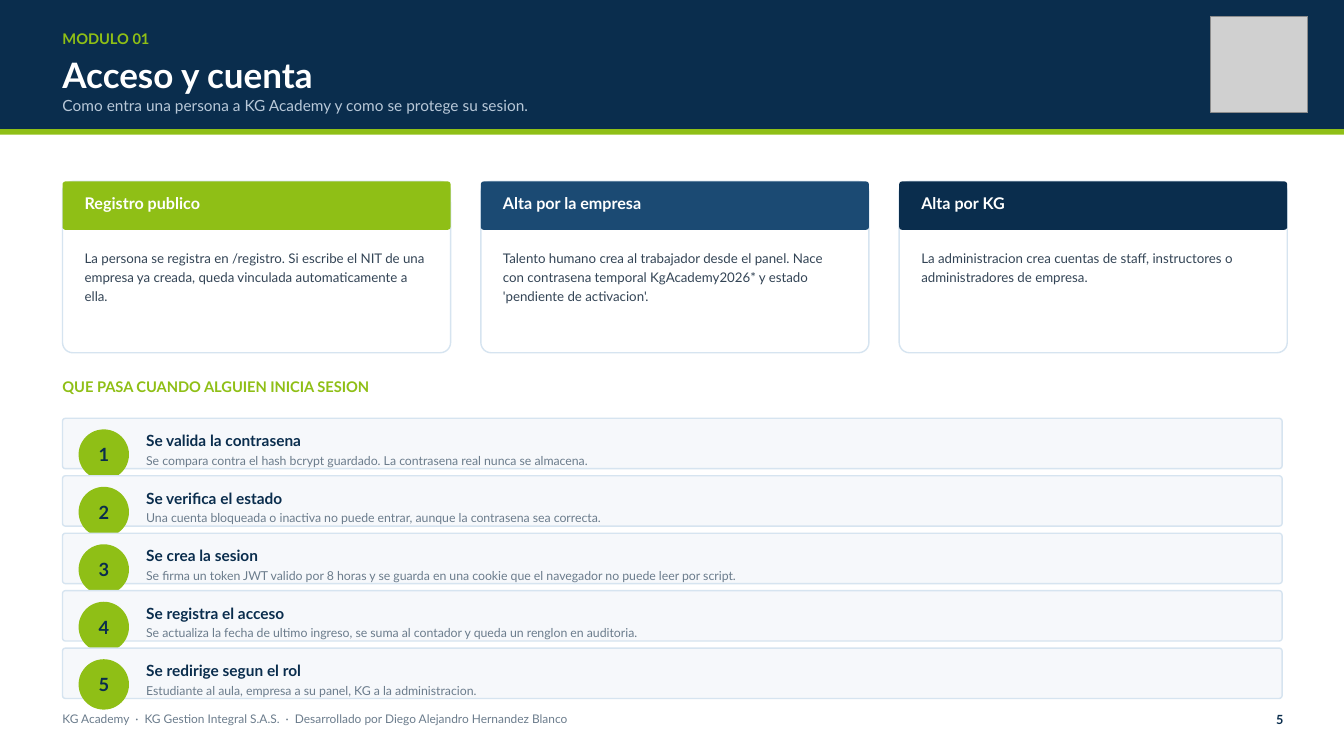
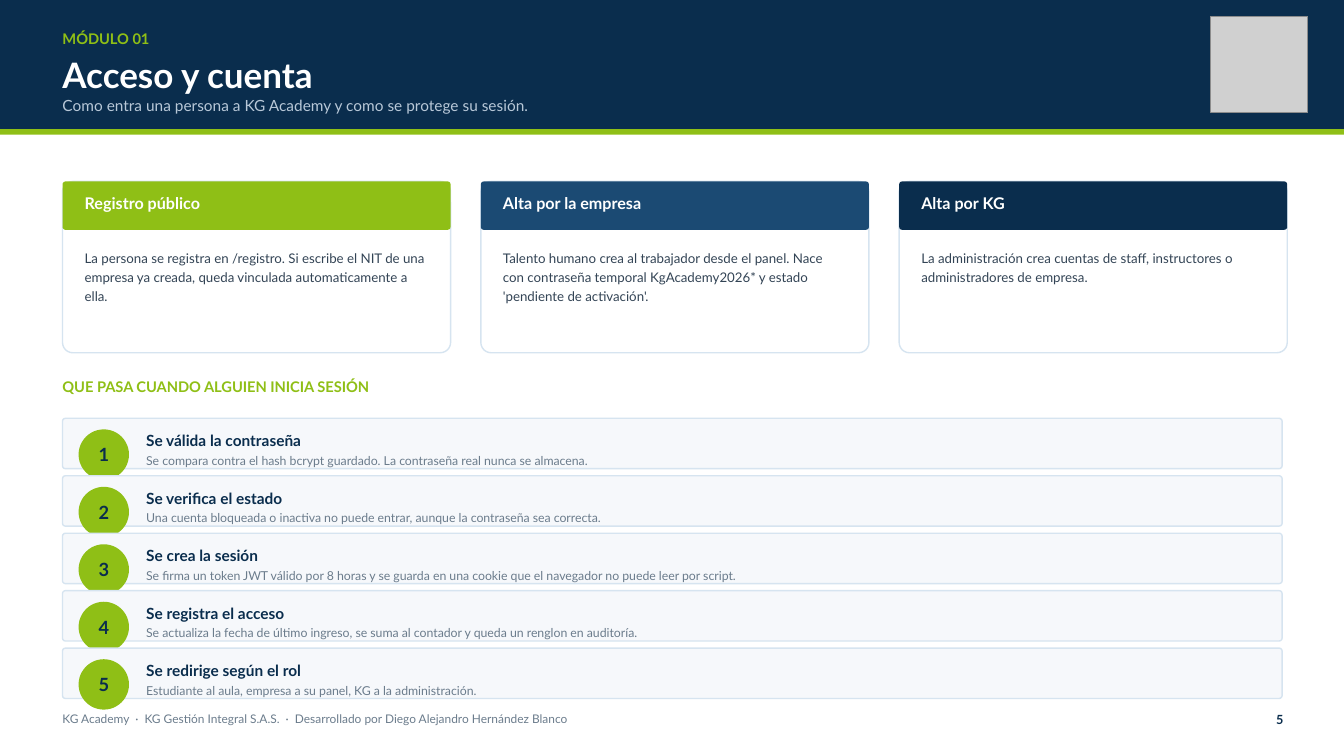
Before and after one commit to DIDAKUS1177/KG-Academy, a slide deck: slide 6 of docs/KG_Academy_Manual_Funcional.pptx. Drawn at 1344x756 pixels with LibreOffice and Linux fonts; fonts in the diff are those of the drawing; grey boxes stand for pictures. Boxes give left, top, right and bottom in pixels: in the first picture for what was removed or moved away, otherwise in the second. Text is boxed around its words. In the diff, an @@ line names an element or a change of style, - is before the commit and + after.

```diff
--- a/docs/KG_Academy_Manual_Funcional.pptx
+++ b/docs/KG_Academy_Manual_Funcional.pptx
@@ text at (62,31,150,44): text changed @@
-MODULO 01
+MÓDULO 01
@@ text at (62,99,528,114): text changed @@
-Como entra una persona a KG Academy y como se protege su sesion.
+Como entra una persona a KG Academy y como se protege su sesión.
@@ text at (85,197,200,212): text changed @@
-Registro publico
+Registro público
@@ text at (503,253,823,303): text changed @@
-Talento humano crea al trabajador desde el panel. Nace con contrasena temporal KgAcademy2026* y estado 'pendiente de activacion'.
+Talento humano crea al trabajador desde el panel. Nace con contraseña temporal KgAcademy2026* y estado 'pendiente de activación'.
@@ text at (921,253,1233,285): text changed @@
-La administracion crea cuentas de staff, instructores o administradores de empresa.
+La administración crea cuentas de staff, instructores o administradores de empresa.
@@ text at (62,379,369,394): text changed @@
-QUE PASA CUANDO ALGUIEN INICIA SESION
+QUE PASA CUANDO ALGUIEN INICIA SESIÓN
@@ text at (146,434,588,467): text changed @@
-Se valida la contrasena
-Se compara contra el hash bcrypt guardado. La contrasena real nunca se almacena.
+Se válida la contraseña
+Se compara contra el hash bcrypt guardado. La contraseña real nunca se almacena.
@@ text at (146,513,601,524): text changed @@
-Una cuenta bloqueada o inactiva no puede entrar, aunque la contrasena sea correcta.
+Una cuenta bloqueada o inactiva no puede entrar, aunque la contraseña sea correcta.
@@ text at (146,549,736,582): text changed @@
-Se crea la sesion
-Se firma un token JWT valido por 8 horas y se guarda en una cookie que el navegador no puede leer por script.
+Se crea la sesión
+Se firma un token JWT válido por 8 horas y se guarda en una cookie que el navegador no puede leer por script.
@@ text at (146,664,476,697): text changed @@
-Se redirige segun el rol
-Estudiante al aula, empresa a su panel, KG a la administracion.
+Se redirige según el rol
+Estudiante al aula, empresa a su panel, KG a la administración.
@@ text at (62,714,567,725): text changed @@
-KG Academy · KG Gestion Integral S.A.S. · Desarrollado por Diego Alejandro Hernandez Blanco
+KG Academy · KG Gestión Integral S.A.S. · Desarrollado por Diego Alejandro Hernández Blanco
```
Also in this commit, not shown: 21 other slides changed, 9 other files.
